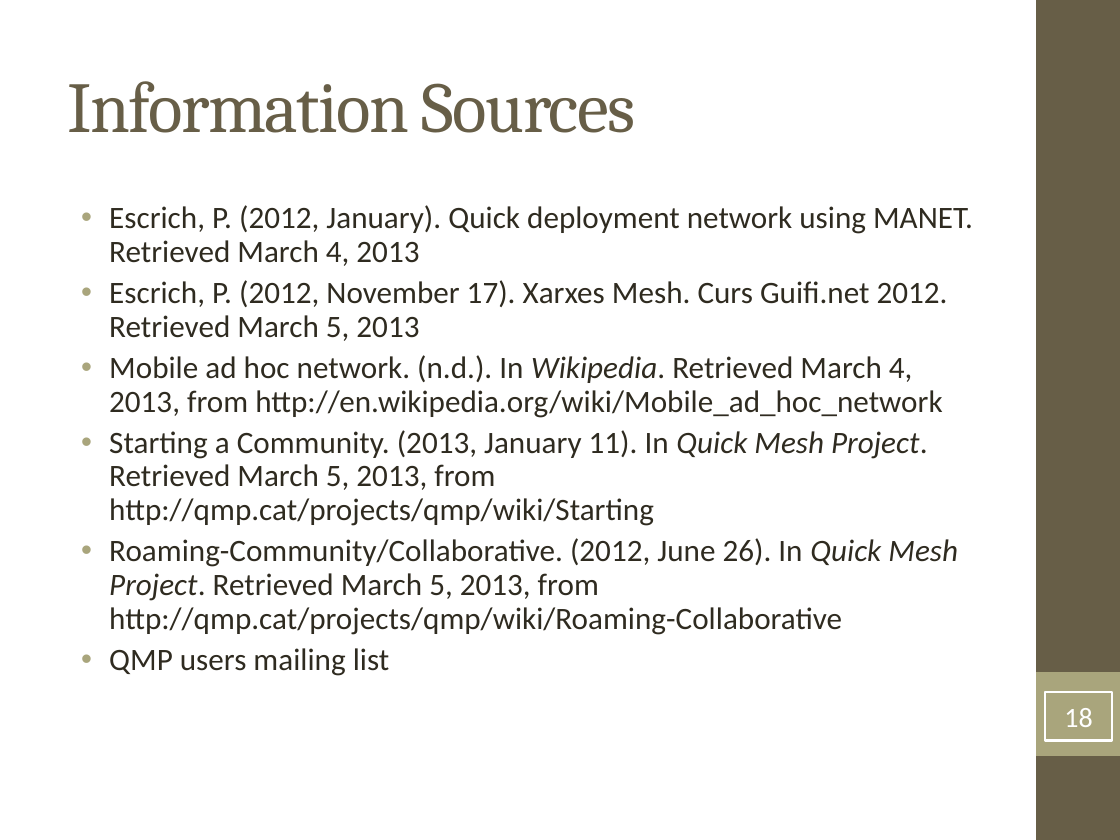
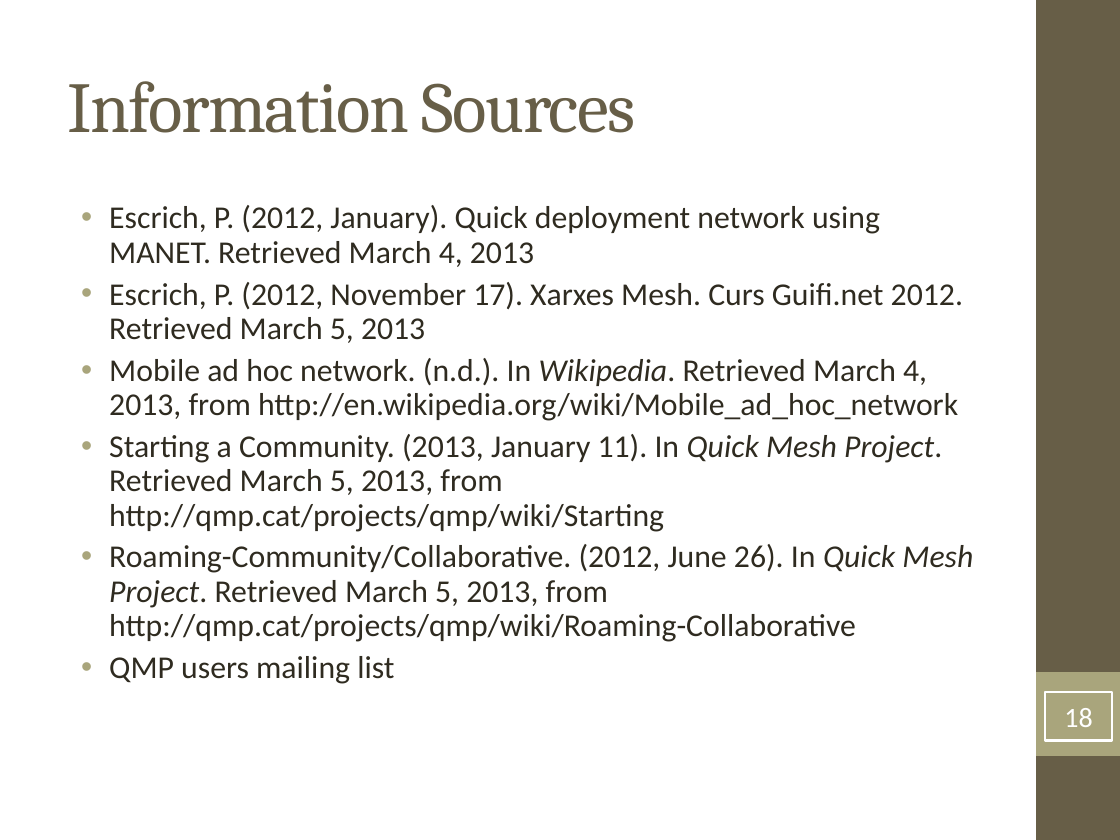
Before and after one commit to ferry91/MobileNode-TFG, a slide deck: slide 18 of Presentation-demo/MN_QMP_Demo.odp. Drawn at 1120x840 pixels with LibreOffice and Linux fonts; fonts in the diff are those of the drawing. Boxes give left, top, right and bottom in pixels: in the first picture for what was removed or moved away, otherwise in the second. Text is boxed around its words. In the diff, an @@ line names an element or a change of style, - is before the commit and + after.

```diff
--- a/Presentation-demo/MN_QMP_Demo.odp
+++ b/Presentation-demo/MN_QMP_Demo.odp
@@ text "Escrich, P. (2012, January). Quick ..." at (x1=109, y1=205, x2=973, y2=684): size 20 to 20.4 pt @@
```
Also in this commit, not shown: 5 other slides changed.
